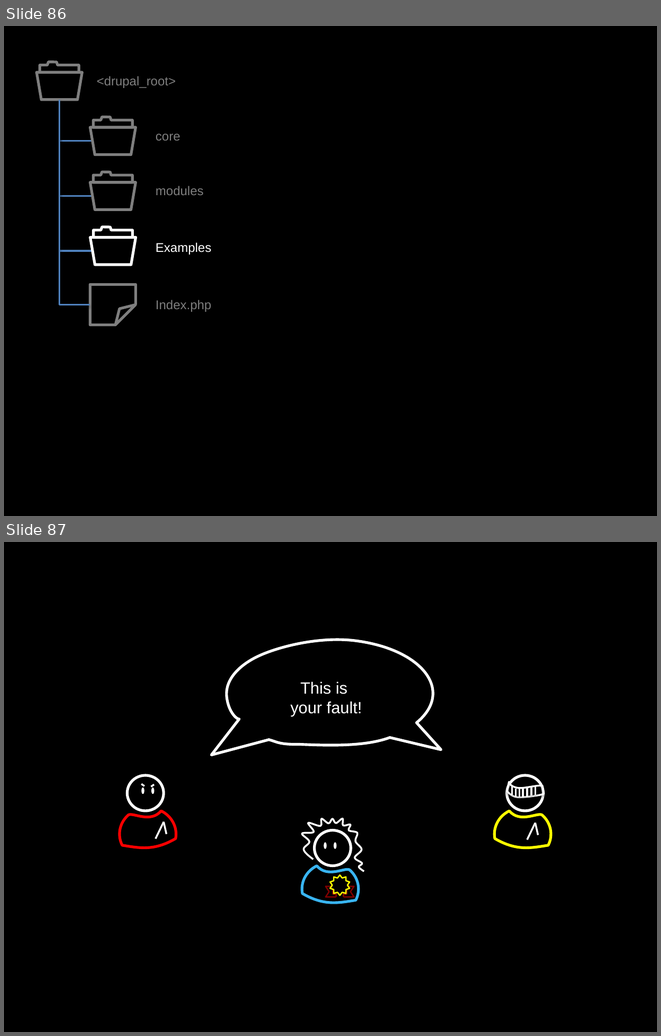
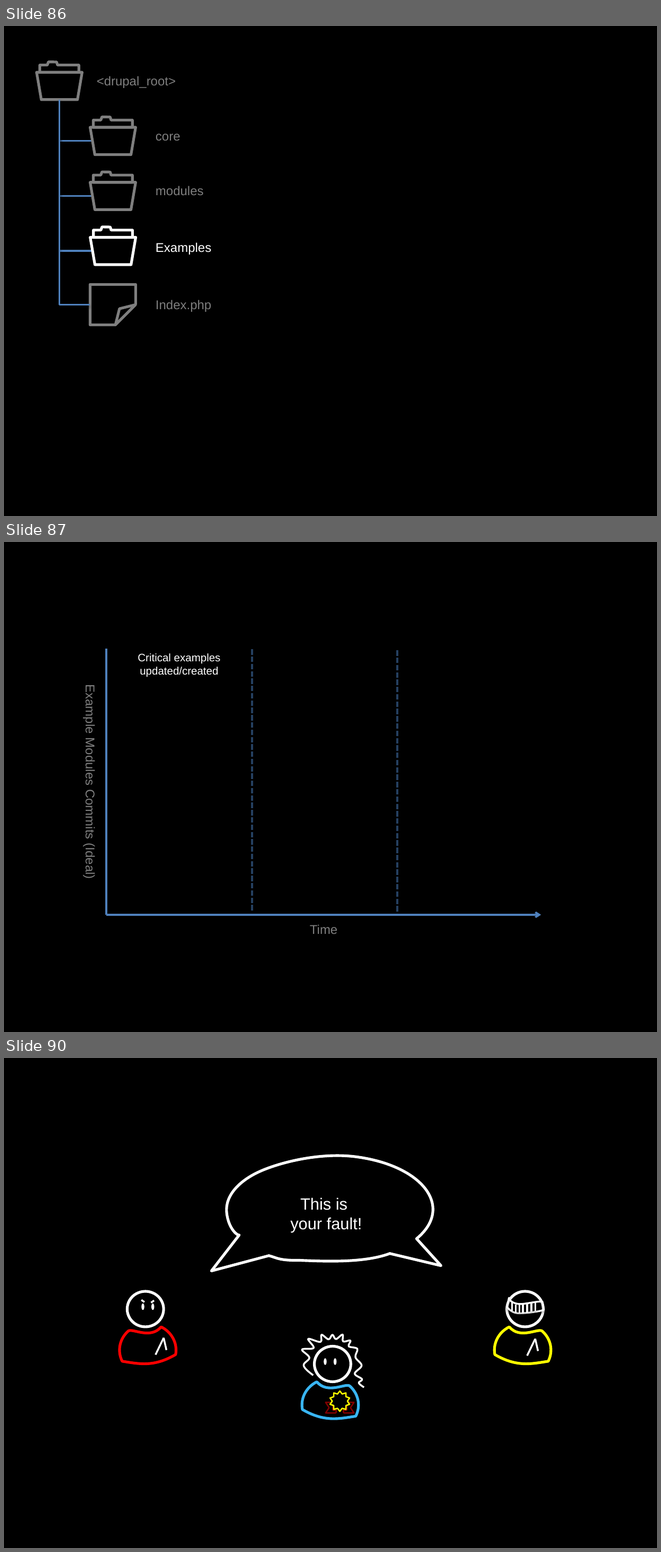
Before and after one commit to socketwench/exampleModuleAintCore, a slide deck: src/exampleModuleAintCore.pptx. Shown one above the other, each under a label of ours: slides 86 and 87 before the commit, slides 86, 87 and 90 after it; the slides between them are not shown. The pictures are 661x1036 and 661x1552 pixels, drawn with LibreOffice and Linux fonts; fonts in the diff are those of the drawing. Boxes give left, top, right and bottom in pixels: in the first picture for what was removed or moved away, otherwise in the second. Text is boxed around its words. In the diff, an @@ line names an element or a change of style, - is before the commit and + after.

```diff
--- a/src/exampleModuleAintCore.pptx
+++ b/src/exampleModuleAintCore.pptx
@@ slide 87 added at [4,542,657,1032], background #000000 @@
@@ line added from (106, 649) to (106, 915), #4F81BD 2 pt @@
@@ line added from (252, 649) to (252, 911), #254061 2 pt dashed @@
@@ line added from (397, 651) to (397, 913), #254061 2 pt dashed @@
@@ text added at [138,653,221,677], 12 pt, text #FFFFFF @@
+Critical examples updated/created
@@ text added at [83,689,97,878], 14 pt, text #7F7F7F @@
+Example Modules Commits (Ideal)
@@ arrow added from (106, 915) to (541, 915), #4F81BD 2 pt @@
@@ text added at [310,924,337,934], 14 pt, text #7F7F7F @@
+Time
@@ what was slide 87 is now slide 90 @@
```
Also in this commit, not shown: 1 slide changed, 2 other slides added, 2 other files.
